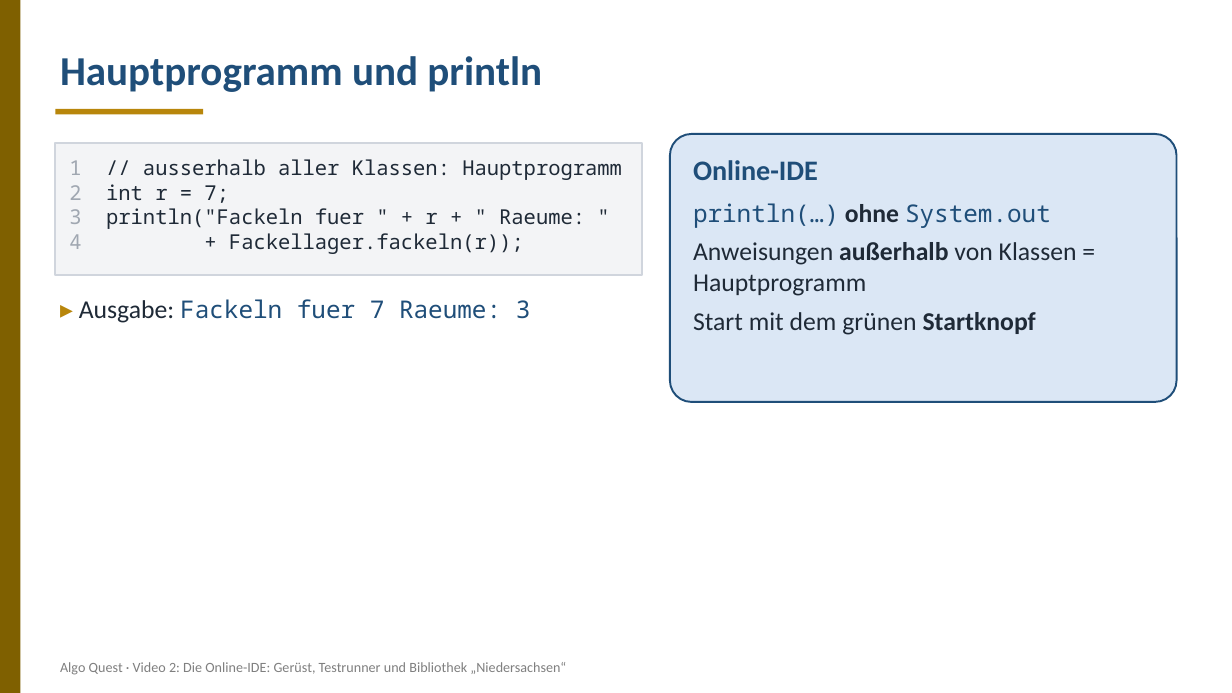
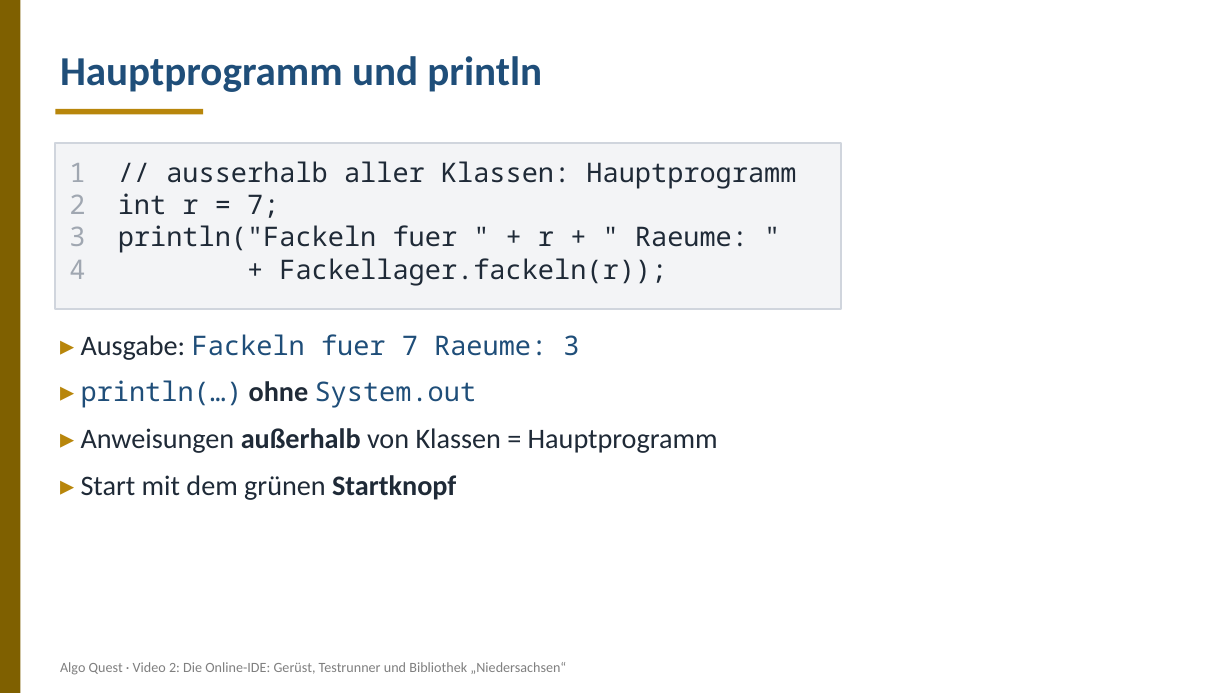
Before and after one commit to frankjuchim/AlgoQuest, a slide deck: slide 12 of materialien/Videos/02_Online-IDE_und_Testrunner/AQ_Video02_Online-IDE_und_Testrunner_Folien.pptx. Drawn at 1232x693 pixels with LibreOffice and Linux fonts; fonts in the diff are those of the drawing. Boxes give left, top, right and bottom in pixels: in the first picture for what was removed or moved away, otherwise in the second. Text is boxed around its words. In the diff, an @@ line names an element or a change of style, - is before the commit and + after.

```diff
--- a/materialien/Videos/02_Online-IDE_und_Testrunner/AQ_Video02_Online-IDE_und_Testrunner_Folien.pptx
+++ b/materialien/Videos/02_Online-IDE_und_Testrunner/AQ_Video02_Online-IDE_und_Testrunner_Folien.pptx
@@ rectangle: place and size @@
-rectangle at <box>55,143,642,274</box>
+rectangle at <box>55,143,841,309</box>
@@ rounded rectangle removed at <box>670,134,1177,402</box> @@
@@ text "1 // ausserhalb aller Klassen: ..." at <box>69,161,796,286</box>: size 16 to 21 pt @@
@@ text removed at <box>693,160,1077,335</box> @@
-Online-IDE
-println(…) ohne System.out
-Anweisungen außerhalb von Klassen = Hauptprogramm
-Start mit dem grünen Startknopf
@@ text "▸ Ausgabe: Fackeln fuer 7 ...": place and size @@
-text "▸ Ausgabe: Fackeln fuer 7 ..." at <box>79,299,531,323</box>
+text "▸ Ausgabe: Fackeln fuer 7 ..." at <box>81,334,718,500</box>
@@ text at <box>81,334,579,360</box>: size 20 to 22 pt in "▸ Ausgabe:"; size 19 to 21 pt in "Fackeln fuer 7 Raeume: 3" @@
@@ text at <box>81,380,718,500</box>: paragraphs added @@
+▸ println(…) ohne System.out
+▸ Anweisungen außerhalb von Klassen = Hauptprogramm
+▸ Start mit dem grünen Startknopf
```
Also in this commit, not shown: 8 other slides changed, 1 other file.
